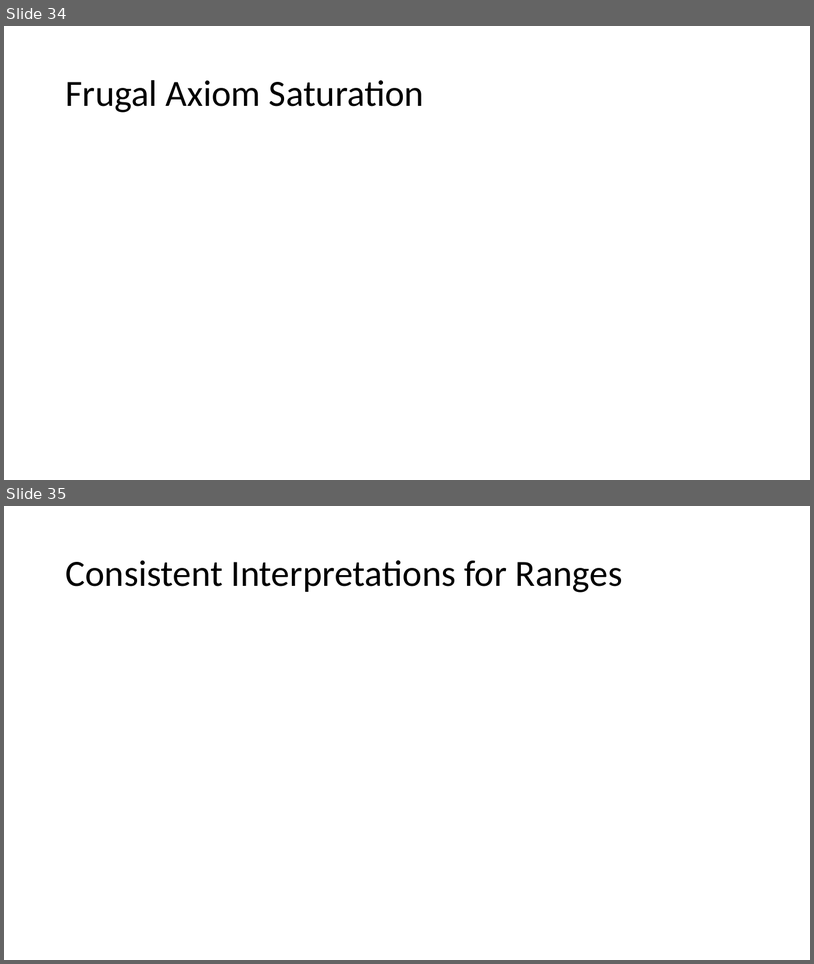
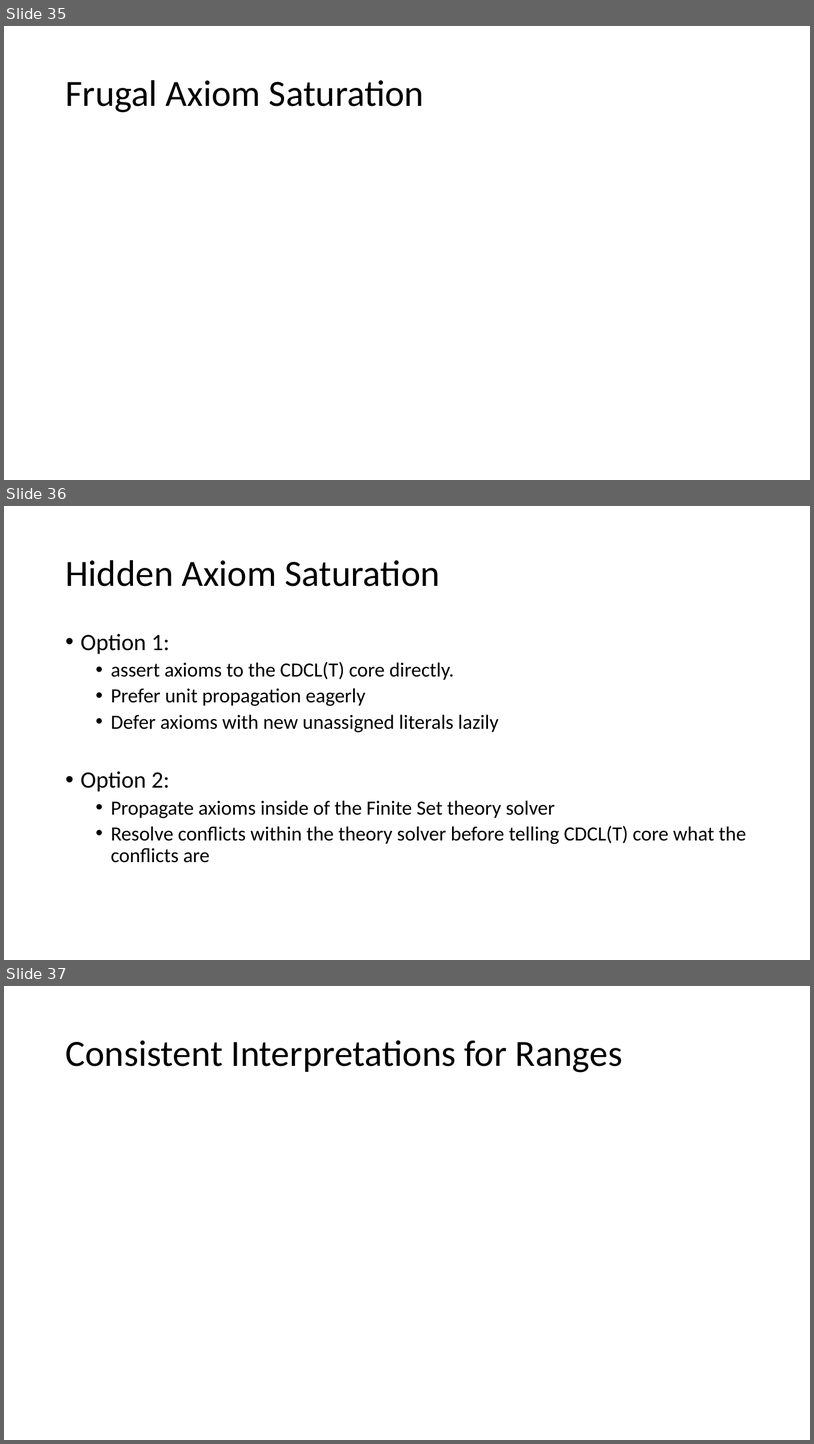
Before and after one commit to Z3Prover/doc, a slide deck: vienna-lectures/lecture3-theories.pptx. Shown one above the other, each under a label of ours: slides 34 and 35 before the commit, slides 35, 36 and 37 after it. The pictures are 814x964 and 814x1444 pixels, drawn with LibreOffice and Linux fonts; fonts in the diff are those of the drawing; grey boxes stand for pictures. Boxes give left, top, right and bottom in pixels: in the first picture for what was removed or moved away, otherwise in the second. Text is boxed around its words. In the diff, an @@ line names an element or a change of style, - is before the commit and + after.

```diff
--- a/vienna-lectures/lecture3-theories.pptx
+++ b/vienna-lectures/lecture3-theories.pptx
@@ slide 36 added at (x1=4, y1=506, x2=810, y2=960), background #FFFFFF @@
@@ title added at (x1=65, y1=560, x2=440, y2=586), 44 pt, text #000000 @@
+Hidden Axiom Saturation
@@ text added at (x1=81, y1=634, x2=747, y2=862), 24 pt, text #000000 @@
+• Option 1:
+  • assert axioms to the CDCL(T) core directly.
+  • Prefer unit propagation eagerly
+  • Defer axioms with new unassigned literals lazily
+• Option 2:
+  • Propagate axioms inside of the Finite Set theory solver
+  • Resolve conflicts within the theory solver before telling CDCL(T) core what the conflicts are
@@ what was slide 34 is now slide 35 @@
@@ what was slide 35 is now slide 37 @@
```
Also in this commit, not shown: 1 slide changed, 1 other slide added, 2 other files.
